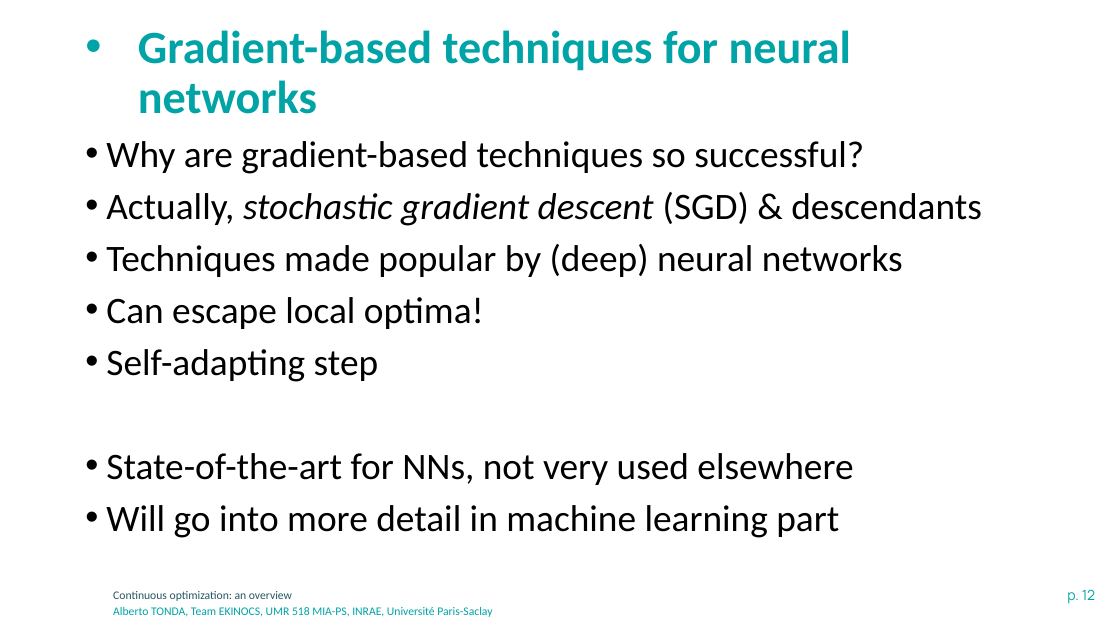
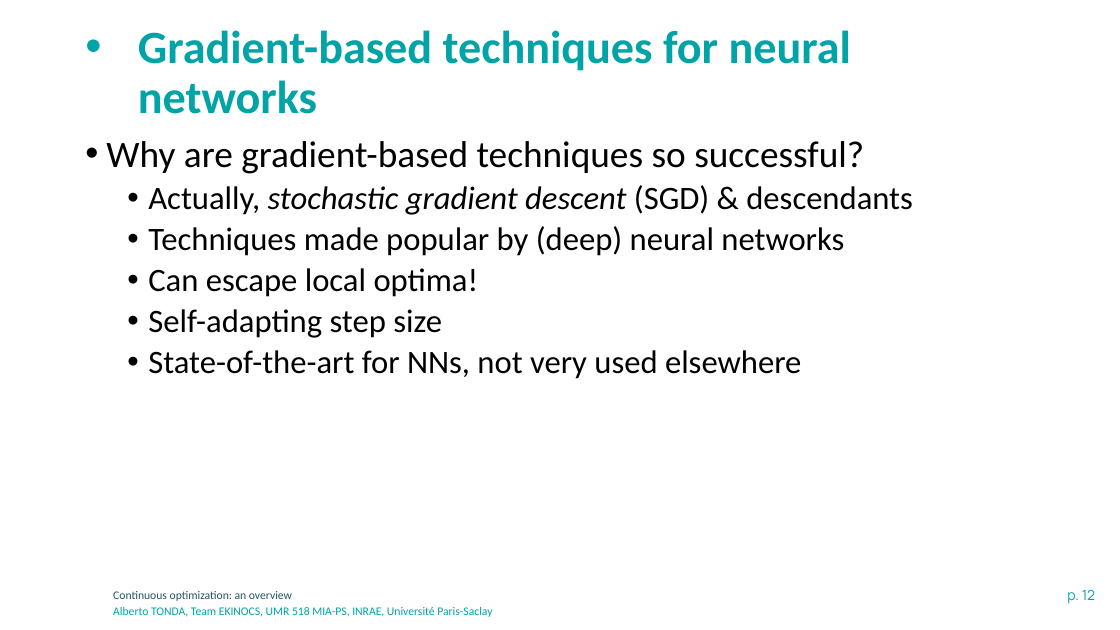
Before and after one commit to albertotonda/teaching, a slide deck: slide 12 of optimization-methods-for-artificial-intelligence/optimization-continuous.pptx. Drawn at 1120x630 pixels with LibreOffice and Linux fonts; fonts in the diff are those of the drawing; background and template pictures are left out. Boxes give left, top, right and bottom in pixels: in the first picture for what was removed or moved away, otherwise in the second. Text is boxed around its words. In the diff, an @@ line names an element or a change of style, - is before the commit and + after.

```diff
--- a/optimization-methods-for-artificial-intelligence/optimization-continuous.pptx
+++ b/optimization-methods-for-artificial-intelligence/optimization-continuous.pptx
@@ text at <box>148,185,913,379</box>: size 32 to 28 pt in "Actually, stochastic gradient descent (SGD) & descendants", "Techniques made popular by (deep) neural networks", "Can escape local optima!", "State-of-the-art for NNs, not very used elsewhere"; list level 1 to 2 in "Actually, stochastic gradient descent (SGD) ..."; list level 1 to 2 in "Techniques made popular by (deep) ..."; list level 1 to 2 in "Can escape local optima!"; list level 1 to 2 in "State-of-the-art for NNs, not very ..." @@
@@ text at <box>148,309,442,338</box>: text changed; size 32 to 28 pt @@
-• Self-adapting step
+  • Self-adapting step size
@@ text at <box>106,505,839,538</box>: paragraph removed @@
-• Will go into more detail in machine learning part
```
Also in this commit, not shown: 5 other slides changed, 7 slides added, 5 other files.
